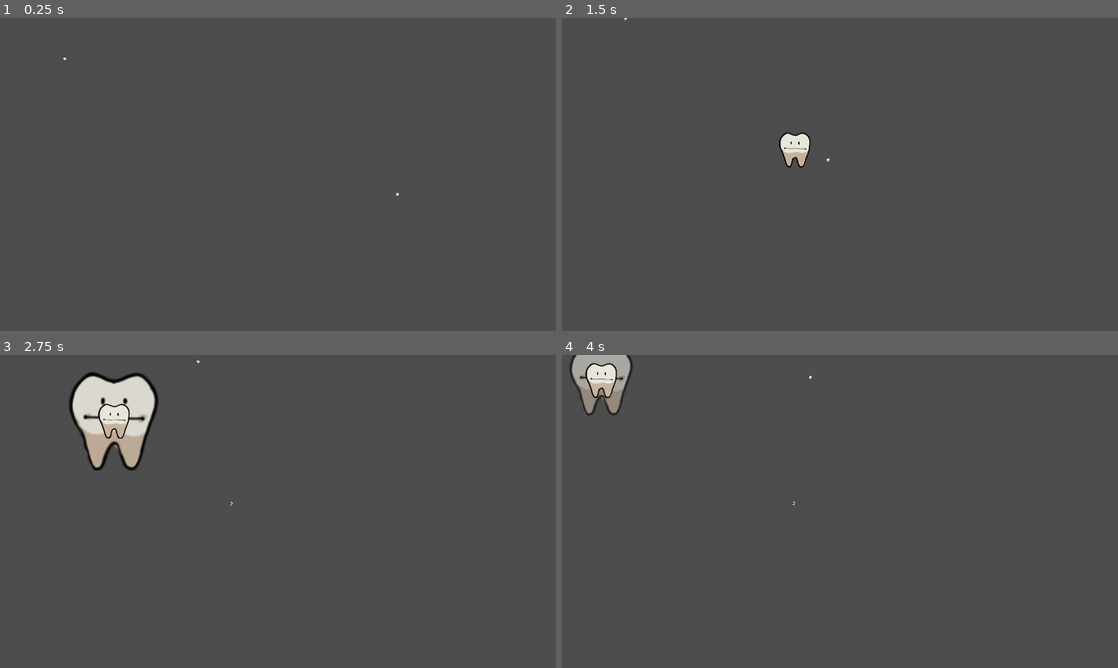
Above: before the commit, frames 1-4 (two rows, left to right).
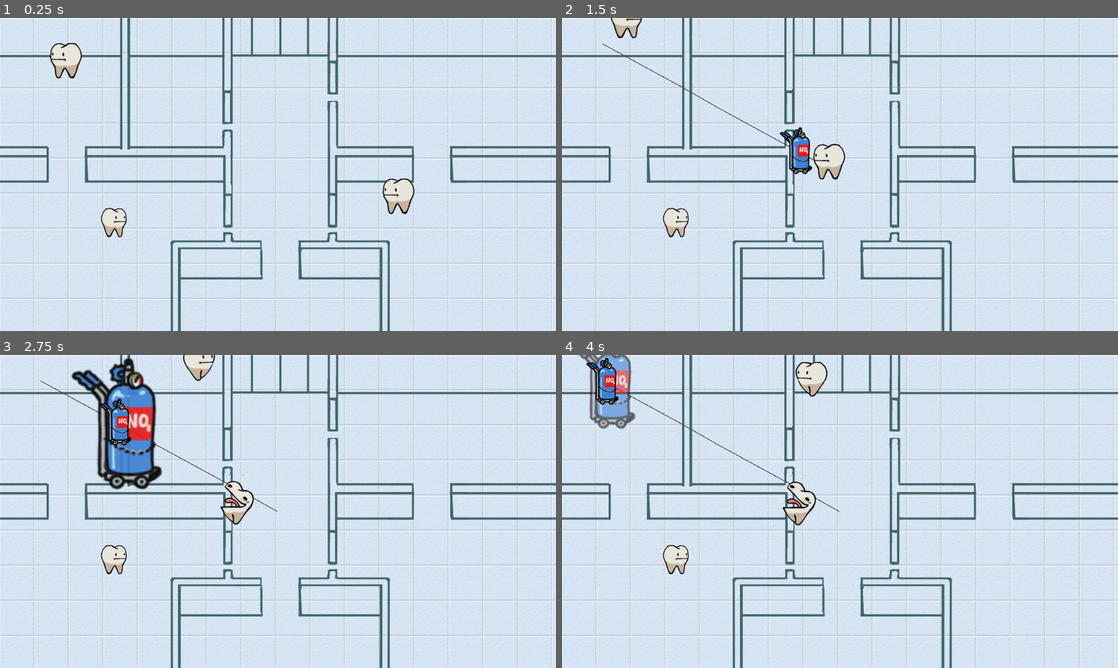
Above: after the commit, the same moments.

Repository: Mapachana/GlobalGameJam2024
Game: Godot game, scene res://escenas/ruta_test.tscn
Two runs of this game, one before a commit and one after it. Both use one fixed random seed, a clock stepped at 60 frames per second and the inputs below.
Inputs (mouse positions are in pixels of both pictures, inside the frame that each line leads up to):
- Up to frame 1 (0.25 s): no input
- Up to frame 2 (1.5 s): drag from (840, 174) to (600, 43) at 0.52 s; drag from (728, 190) to (600, 18) at 1.27 s
- Up to frame 3 (2.75 s): move the mouse to (333, 442) at 2.02 s; press the mouse at (333, 442) at 2.03 s
- Up to frame 4 (4 s): release the mouse at (895, 442) at 2.75 s; drag from (812, 574) to (762, 361) at 2.77 s; move the mouse to (1006, 558) at 3.52 s; press the mouse at (1006, 558) at 3.53 s

The runs differ from the first frame. In frame 1, 100% of the frame differs, in the area x 0-100%, y 0-100%; in frame 2, 100%; in frame 3, 100%; in frame 4, 100%.

Commit message:
Actualización de Sombreador, y botella

Diff:
--- a/escenas/ruta.tscn
+++ b/escenas/ruta.tscn
@@ -1,7 +1,7 @@
 [gd_scene load_steps=13 format=3 uid="uid://qrke8xc8tsec"]
 
 [ext_resource type="Script" path="res://escenas/ruta.gd" id="1_bpjdd"]
-[ext_resource type="Texture2D" uid="uid://dbwewu56j1yw" path="res://graficos/Muela_parada.png" id="2_p0cwi"]
+[ext_resource type="Texture2D" uid="uid://cu4nc71q88he0" path="res://graficos/BotellaNO2.png" id="2_3p3jd"]
 
 [sub_resource type="RectangleShape2D" id="RectangleShape2D_8d10g"]
 size = Vector2(1572, 899)
@@ -283,14 +283,12 @@
 
 [node name="MuelaParada" type="Sprite2D" parent="."]
 position = Vector2(1827, 1205)
-texture = ExtResource("2_p0cwi")
-hframes = 2
+texture = ExtResource("2_3p3jd")
 
 [node name="gas" type="Sprite2D" parent="MuelaParada"]
 show_behind_parent = true
 scale = Vector2(0.5, 0.5)
-texture = ExtResource("2_p0cwi")
-hframes = 2
+texture = ExtResource("2_3p3jd")
 
 [node name="AnimationPlayerHumo" type="AnimationPlayer" parent="MuelaParada"]
 root_node = NodePath("../..")
--- a/escenas/ruta_test.tscn
+++ b/escenas/ruta_test.tscn
@@ -1,18 +1,22 @@
-[gd_scene load_steps=3 format=3 uid="uid://sopcjys4k8qa"]
+[gd_scene load_steps=4 format=3 uid="uid://sopcjys4k8qa"]
 
+[ext_resource type="Texture2D" uid="uid://b08nwlcxj5c5u" path="res://graficos/fondo.jpg" id="1_fj2s5"]
 [ext_resource type="PackedScene" uid="uid://qrke8xc8tsec" path="res://escenas/ruta.tscn" id="1_fu20i"]
 [ext_resource type="PackedScene" uid="uid://bfy0n0xf8xlch" path="res://escenas/personajes.tscn" id="2_okl3u"]
 
 [node name="ruta_test" type="Node2D"]
 
+[node name="Fondo" type="Sprite2D" parent="."]
+position = Vector2(775, 443.5)
+scale = Vector2(0.808333, 0.821296)
+texture = ExtResource("1_fj2s5")
+
 [node name="Ruta" parent="." instance=ExtResource("1_fu20i")]
 
 [node name="CharacterBody2D" parent="." instance=ExtResource("2_okl3u")]
 position = Vector2(242, 153)
-scale = Vector2(0.1, 0.1)
 puntos = PackedVector2Array(0, 0, 500, 0, 800, 100)
 
 [node name="CharacterBody2D2" parent="." instance=ExtResource("2_okl3u")]
 position = Vector2(1170, 506)
-scale = Vector2(0.1, 0.1)
 puntos = PackedVector2Array(0, 200, 500, 100, 800, 300)
--- /dev/null
+++ b/escenas/shader_test.tscn
@@ -0,0 +1,17 @@
+[gd_scene load_steps=4 format=3 uid="uid://du0qupdooyt01"]
+
+[ext_resource type="Shader" path="res://graficos/muerto.gdshader" id="1_lr2lh"]
+[ext_resource type="Texture2D" uid="uid://dbwewu56j1yw" path="res://graficos/Muela_parada.png" id="2_ij143"]
+
+[sub_resource type="ShaderMaterial" id="ShaderMaterial_vsj3k"]
+shader = ExtResource("1_lr2lh")
+shader_parameter/vida = -0.285
+
+[node name="ShaderTest" type="Node2D"]
+
+[node name="MuelaParada" type="Sprite2D" parent="."]
+modulate = Color(1, 0.290196, 0.380392, 1)
+self_modulate = Color(1, 0.619608, 0.568627, 1)
+material = SubResource("ShaderMaterial_vsj3k")
+position = Vector2(489, 224)
+texture = ExtResource("2_ij143")
--- /dev/null
+++ b/graficos/muerto.gdshader
@@ -0,0 +1,22 @@
+shader_type canvas_item;
+
+uniform float vida;
+
+void vertex() {
+	// Called for every vertex the material is visible on.
+}
+
+void fragment() {
+	COLOR = texture(TEXTURE, UV);
+	// COLOR.r=sin(TIME*2.0);
+
+	//if(UV.y<vida){
+		float gris=(COLOR.r+COLOR.g+COLOR.b)/3.0;
+		COLOR.r=COLOR.r+abs(sin(TIME*2.0));
+	//}
+}
+
+//void light() {
+	// Called for every pixel for every light affecting the CanvasItem.
+	// Uncomment to replace the default light processing function with this one.
+//}
Binary file added: graficos/BotellaNO2.png
Not shown, added: graficos/BotellaNO2.png.import
Binary file added: graficos/fondo.jpg
Not shown, added: graficos/fondo.jpg.import
